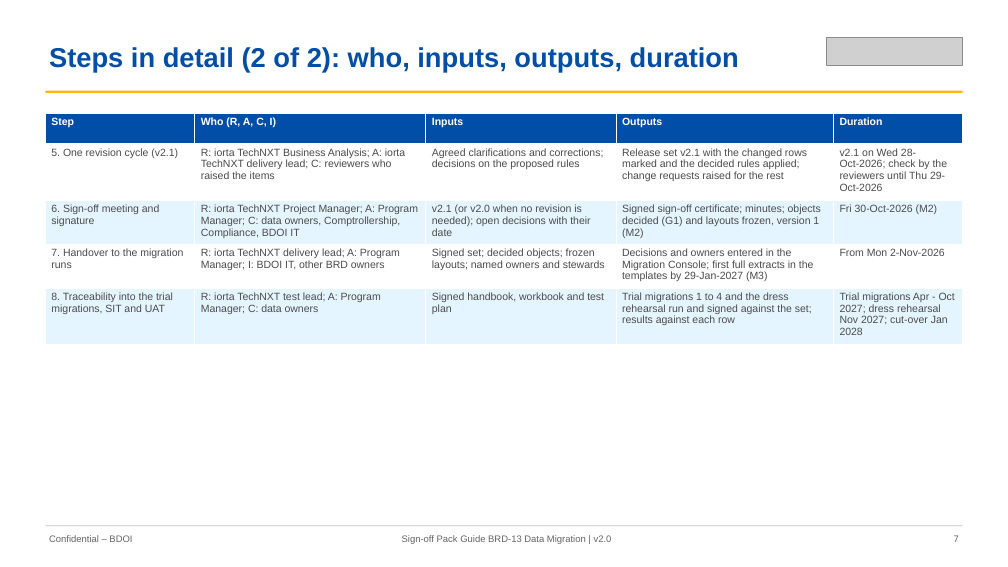
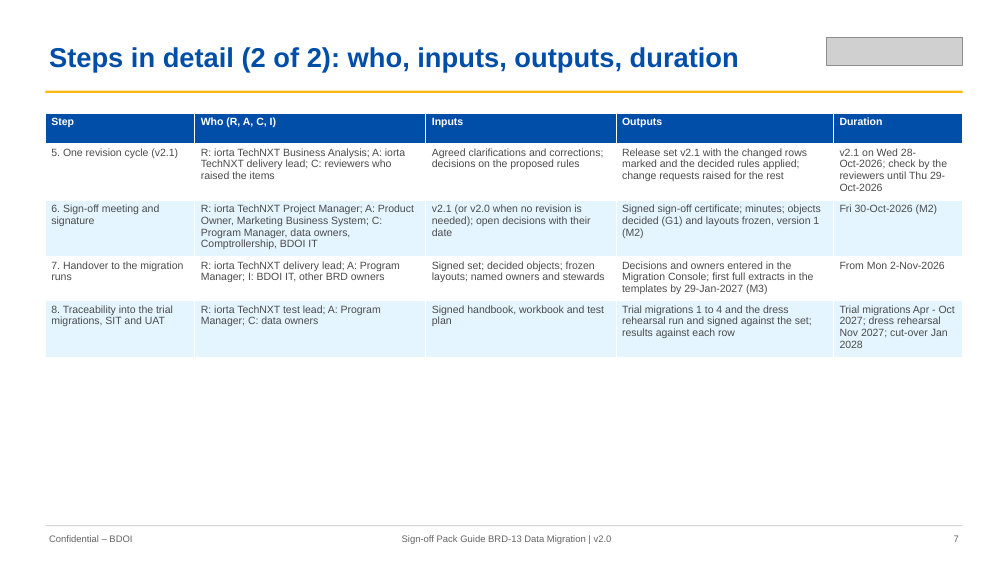
Before and after one commit to IortaTexhNXT-DEV/FinVerse, a slide deck: slide 7 of docs/deliverables/out/Drop-0_Setup_and_Data_Migration/BRD-13_Data_Migration/01_BIBS_GuideDeck_BRD-13_Data_Migration_v2.0.pptx. Drawn at 1008x567 pixels with LibreOffice and Linux fonts; fonts in the diff are those of the drawing; grey boxes stand for pictures. Boxes give left, top, right and bottom in pixels: in the first picture for what was removed or moved away, otherwise in the second. Text is boxed around its words. In the diff, an @@ line names an element or a change of style, - is before the commit and + after.

Commit message:
Rebuild the issued sign-off sets BRD-01, BRD-03, BRD-11, BRD-13 (files 00 to 05/06) and the Drop 0 closure set v2.0 with the business wording and Who signs what; the placement channel message as the platform shows it; the legacy record status list in the Drop 0 inputs map

```diff
--- a/docs/deliverables/out/Drop-0_Setup_and_Data_Migration/BRD-13_Data_Migration/01_BIBS_GuideDeck_BRD-13_Data_Migration_v2.0.pptx
+++ b/docs/deliverables/out/Drop-0_Setup_and_Data_Migration/BRD-13_Data_Migration/01_BIBS_GuideDeck_BRD-13_Data_Migration_v2.0.pptx
@@ table at (45,113,964,352) @@
-row 3, column 2: R: iorta TechNXT Project Manager; A: Program Manager; C: data owners, Comptrollership, Compliance, BDOI IT
+row 3, column 2: R: iorta TechNXT Project Manager; A: Product Owner, Marketing Business System; C: Program Manager, data owners, Comptrollership, BDOI IT
```
Also in this commit, not shown: 21 other slides changed, 4 slides added, 30 other files.
